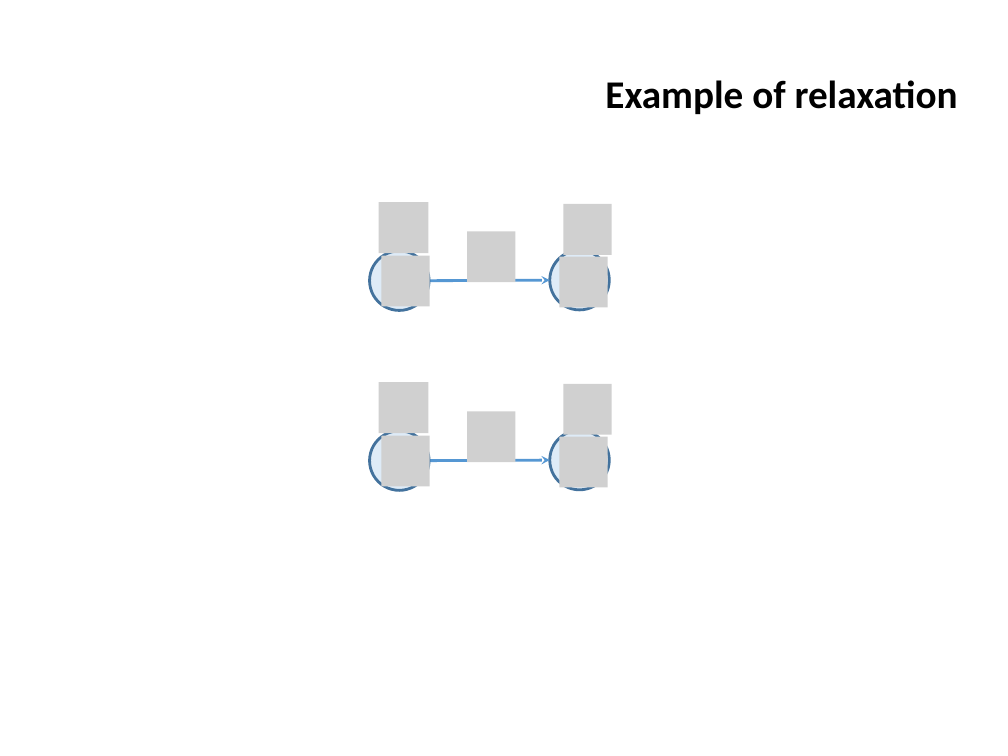
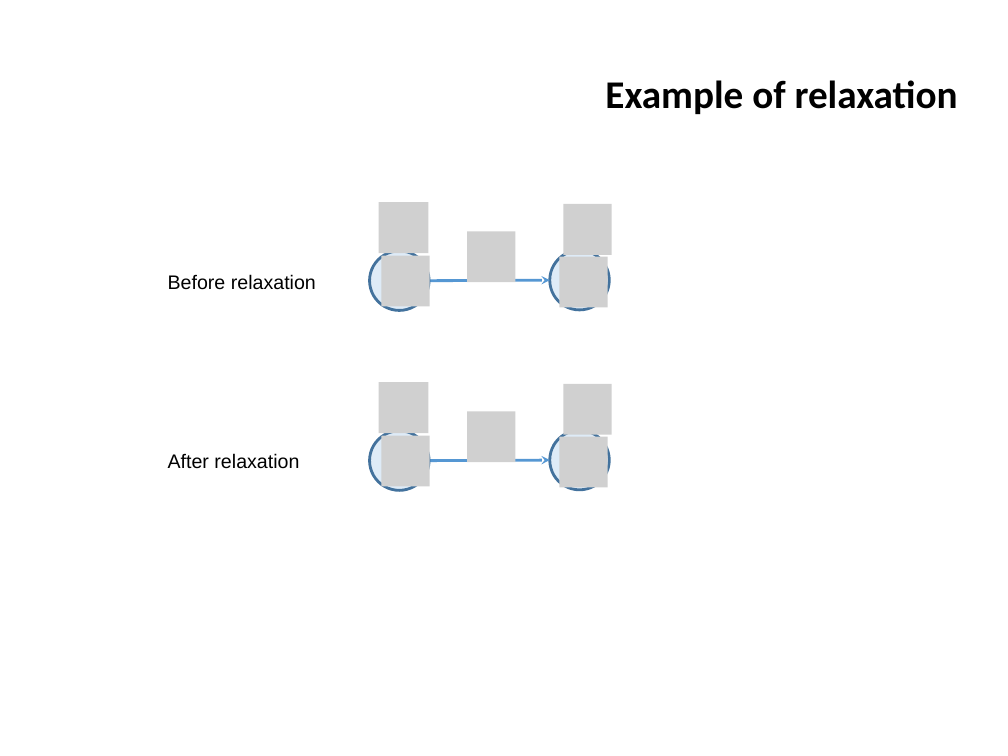
Before and after one commit to ifromm/dsa, a slide deck: slide 90 of slides/unit_8_graphs.pptx. Drawn at 1008x756 pixels with LibreOffice and Linux fonts; fonts in the diff are those of the drawing; grey boxes stand for pictures; background and template pictures are left out. Boxes give left, top, right and bottom in pixels: in the first picture for what was removed or moved away, otherwise in the second. Text is boxed around its words. In the diff, an @@ line names an element or a change of style, - is before the commit and + after.

```diff
--- a/slides/unit_8_graphs.pptx
+++ b/slides/unit_8_graphs.pptx
@@ text added at box(168, 274, 316, 290), 14 pt, text #000000 @@
+Before relaxation
@@ text added at box(168, 453, 299, 469), 14 pt, text #000000 @@
+After relaxation
```
Also in this commit, not shown: 40 other slides changed, 1 other file.
